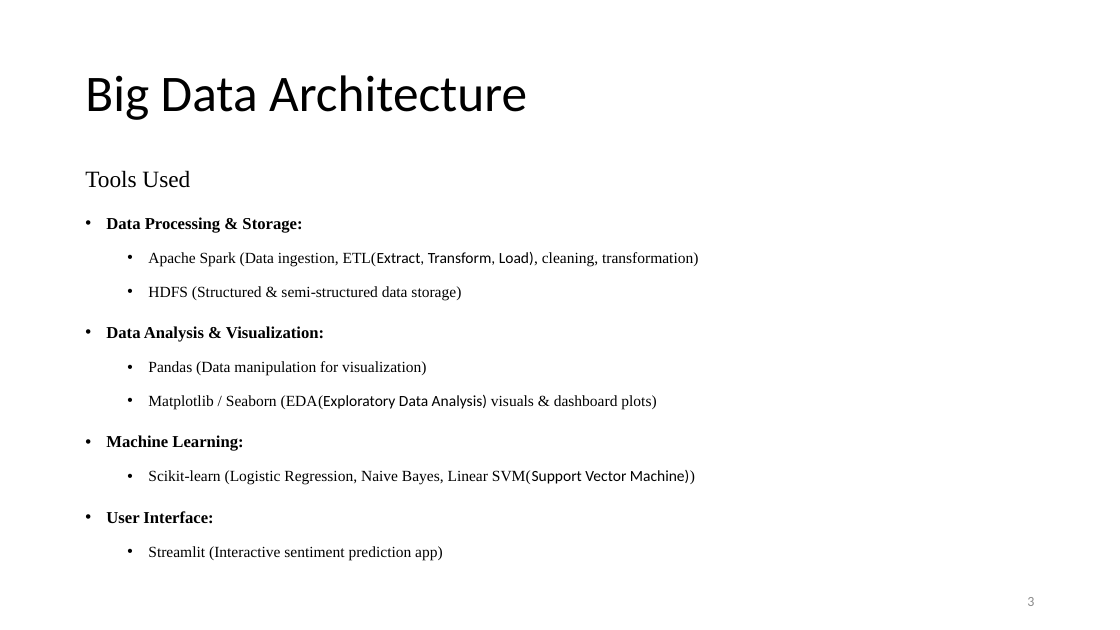
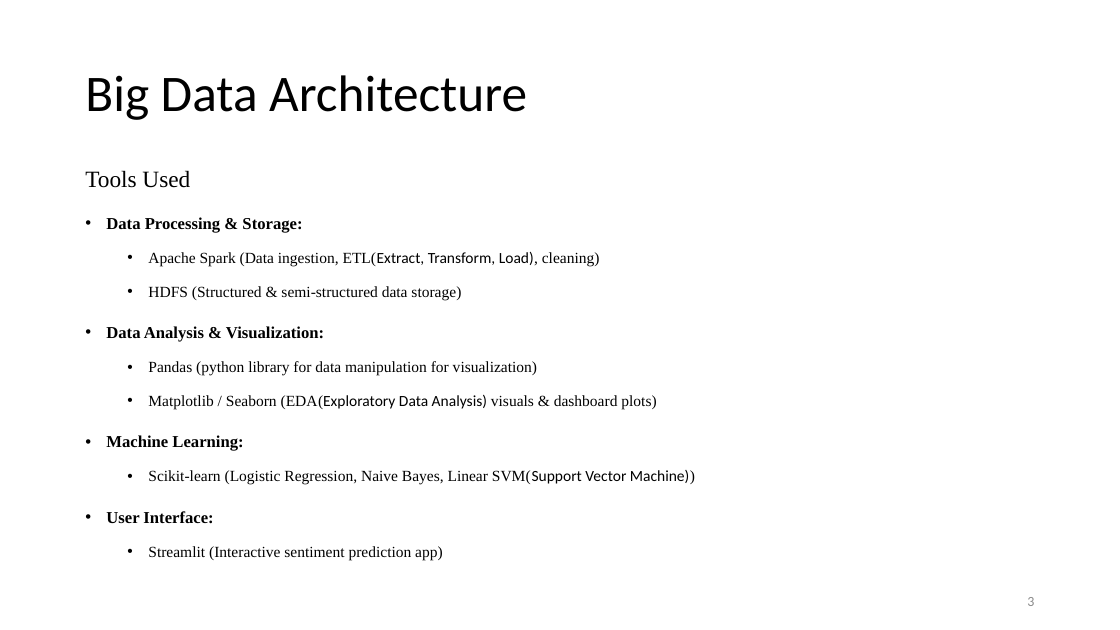
Before and after one commit to sol1927/ml, a slide deck: slide 4 of SOCIAL MEDIA SENTIMENT.pptx. Drawn at 1120x630 pixels with LibreOffice and Linux fonts; fonts in the diff are those of the drawing. Boxes give left, top, right and bottom in pixels: in the first picture for what was removed or moved away, otherwise in the second. Text is boxed around its words. In the diff, an @@ line names an element or a change of style, - is before the commit and + after.

```diff
--- a/SOCIAL MEDIA SENTIMENT.pptx
+++ b/SOCIAL MEDIA SENTIMENT.pptx
@@ text at (148,252,600,267): text changed @@
-  • Apache Spark (Data ingestion, ETL(Extract, Transform, Load), cleaning, transformation)
+  • Apache Spark (Data ingestion, ETL(Extract, Transform, Load), cleaning)
@@ text at (148,361,537,376): text changed @@
-  • Pandas (Data manipulation for visualization)
+  • Pandas (python library for data manipulation for visualization)
```
Also in this commit, not shown: 4 other slides changed, 9 other files.
